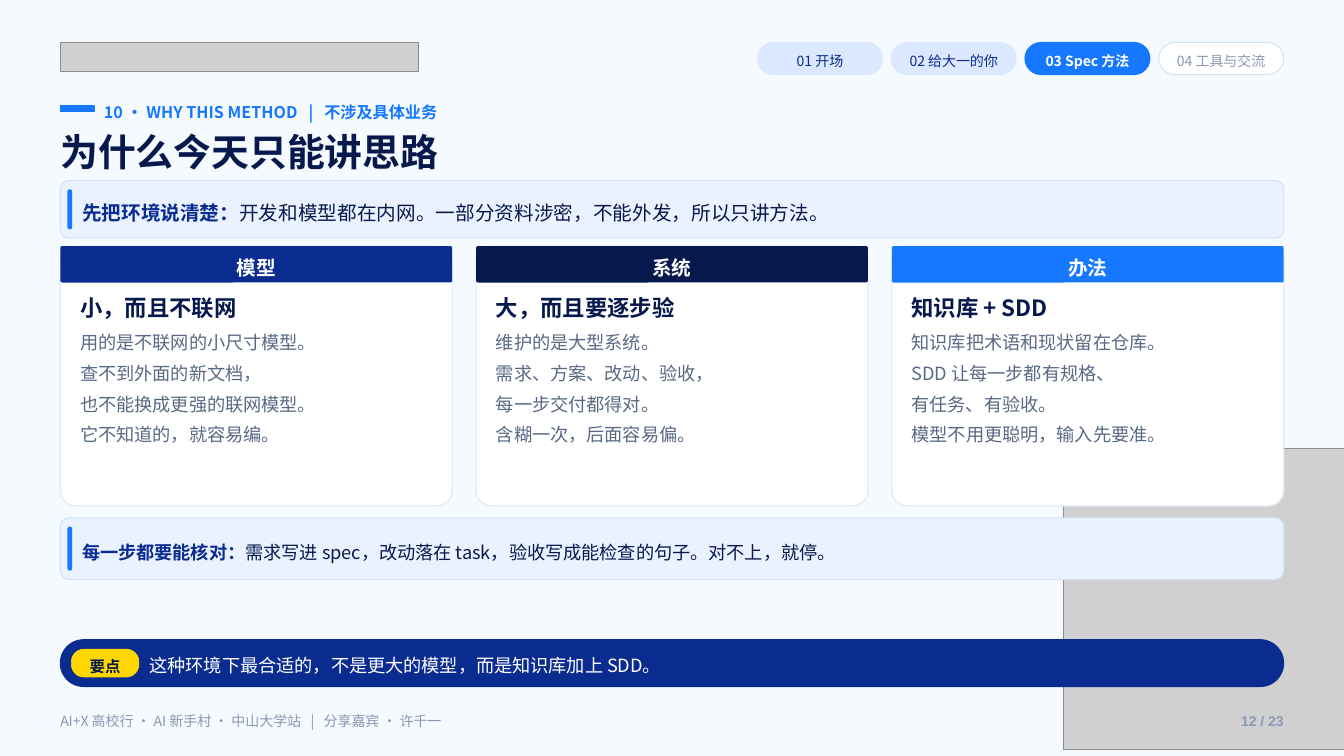
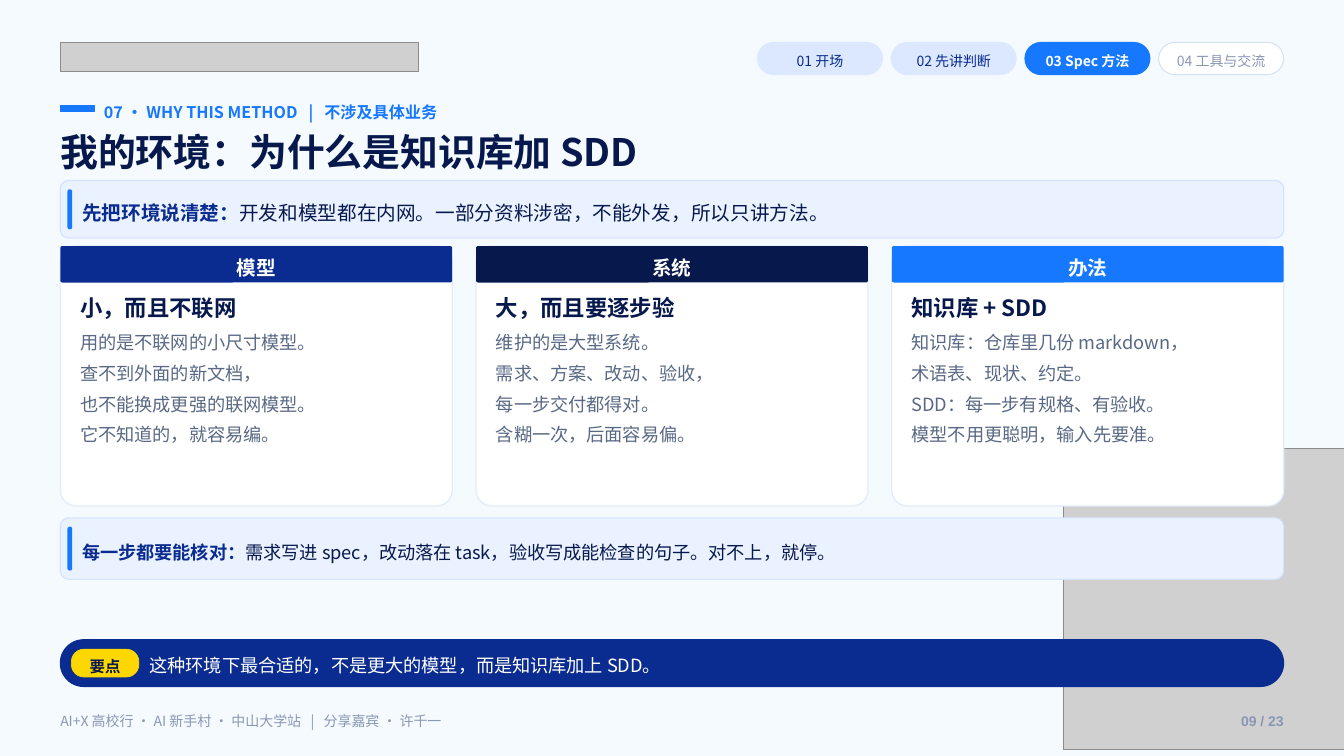
Before and after one commit to Frocir/aix-talk, a slide deck: slide 9 of aix-talk-26pages.pptx (slide 12 before the commit). Drawn at 1344x756 pixels with LibreOffice and Linux fonts; fonts in the diff are those of the drawing; grey boxes stand for pictures. Boxes give left, top, right and bottom in pixels: in the first picture for what was removed or moved away, otherwise in the second. Text is boxed around its words. In the diff, an @@ line names an element or a change of style, - is before the commit and + after.

```diff
--- a/aix-talk-26pages.pptx
+++ b/aix-talk-26pages.pptx
@@ text at (917,54,991,67): text changed @@
-02 给大一的你
+02 先讲判断
@@ text at (104,104,437,120): text changed @@
-10 · WHY THIS METHOD | 不涉及具体业务
+07 · WHY THIS METHOD | 不涉及具体业务
@@ text at (60,133,638,170): text changed @@
-为什么今天只能讲思路
+我的环境：为什么是知识库加 SDD
@@ text at (912,334,1189,413): text changed @@
-知识库把术语和现状留在仓库。
-SDD 让每一步都有规格、
-有任务、有验收。
+知识库：仓库里几份 markdown，
+术语表、现状、约定。
+SDD：每一步有规格、有验收。
@@ text at (1241,716,1284,726): text changed @@
-12 / 23
+09 / 23
```
Also in this commit, not shown: 20 other slides changed, 1 other file.
